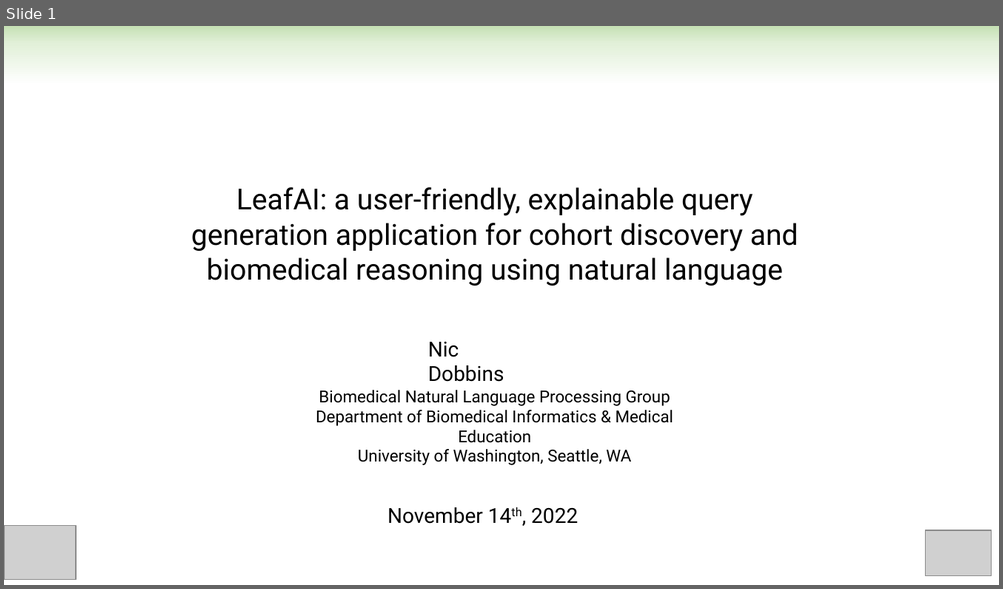
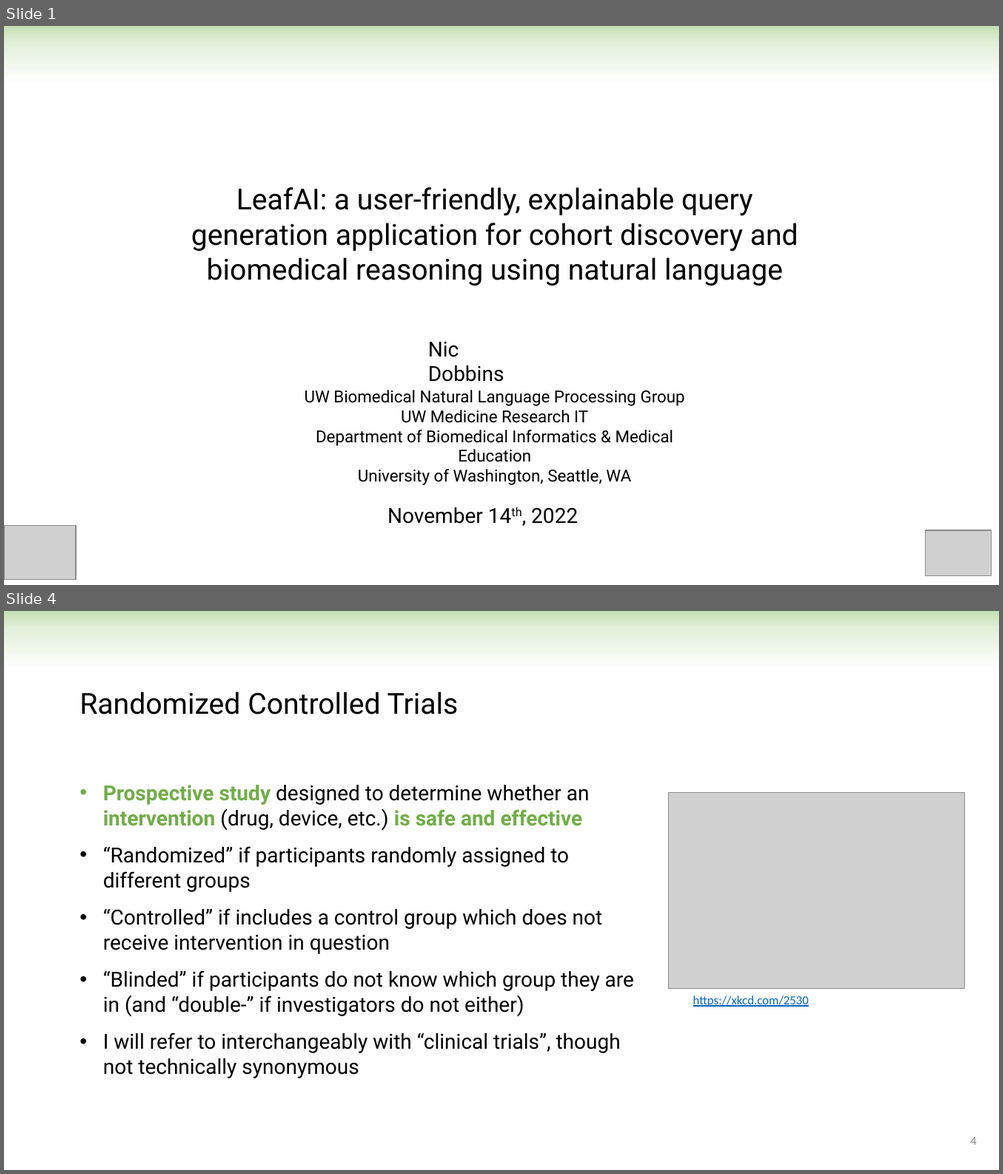
Before and after one commit to ndobb/dissertation, a slide deck: 4_general_exam/presentation/nic_dobbins_general_exam.pptx. Shown one above the other, each under a label of ours: slide 1 before the commit, slides 1 and 4 after it; the slides between them are not shown. The pictures are 1003x589 and 1003x1174 pixels, drawn with LibreOffice and Linux fonts; fonts in the diff are those of the drawing; grey boxes stand for pictures. Boxes give left, top, right and bottom in pixels: in the first picture for what was removed or moved away, otherwise in the second. Text is boxed around its words. In the diff, an @@ line names an element or a change of style, - is before the commit and + after.

```diff
--- a/4_general_exam/presentation/nic_dobbins_general_exam.pptx
+++ b/4_general_exam/presentation/nic_dobbins_general_exam.pptx
@@ slide 4 added at [4, 611, 999, 1170], background #FFFFFF; not listed: 1 template element that a slide beside it also shows @@
@@ text added at [79, 692, 458, 715], 28 pt, text #000000 @@
+Randomized Controlled Trials
@@ text added at [103, 785, 634, 1079], 20 pt, text #000000 @@
+• Prospective study designed to determine whether an intervention (drug, device, etc.) is safe and effective
+• “Randomized” if participants randomly assigned to different groups
+• “Controlled” if includes a control group which does not receive intervention in question
+• “Blinded” if participants do not know which group they are in (and “double-” if investigators do not either)
+• I will refer to interchangeably with “clinical trials”, though not technically synonymous
@@ picture added at [668, 793, 965, 988] @@
@@ text added at [693, 996, 808, 1007], 12 pt, text #0563C1, underline @@
+https://xkcd.com/2530
@@ page number added at [970, 1137, 976, 1145], 12 pt, text #8C8C8C @@
+4
@@ slide 1 changed as well @@
@@ text at [304, 390, 685, 463]: text changed @@
-Biomedical Natural Language Processing Group
-Department of Biomedical Informatics & Medical Education
+UW Biomedical Natural Language Processing Group
+UW Medicine Research IT
+Department of Biomedical Informatics & Medical Education
```
Also in this commit, not shown: 1 other slide changed, 26 other slides added, 3 slides removed, 3 other files.
